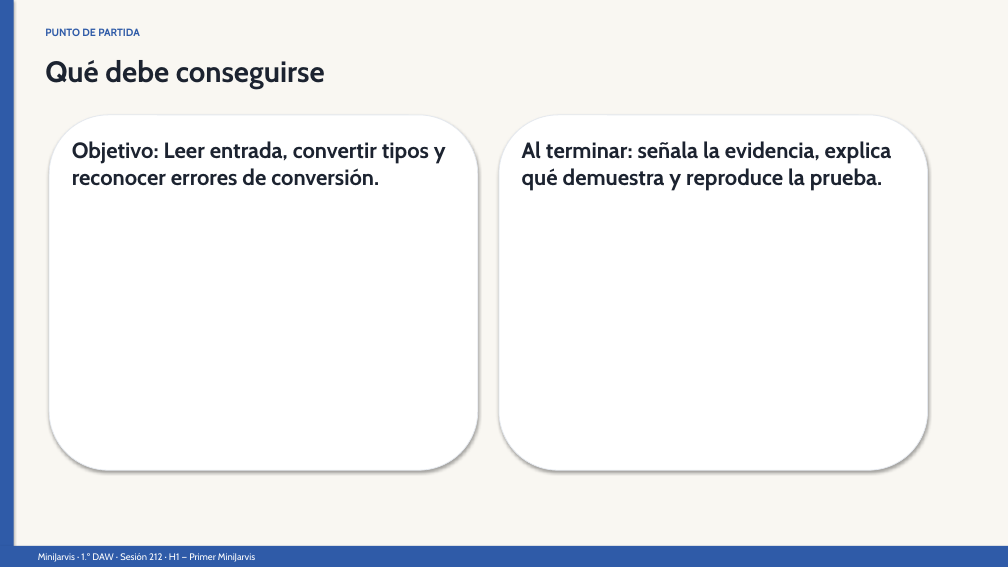
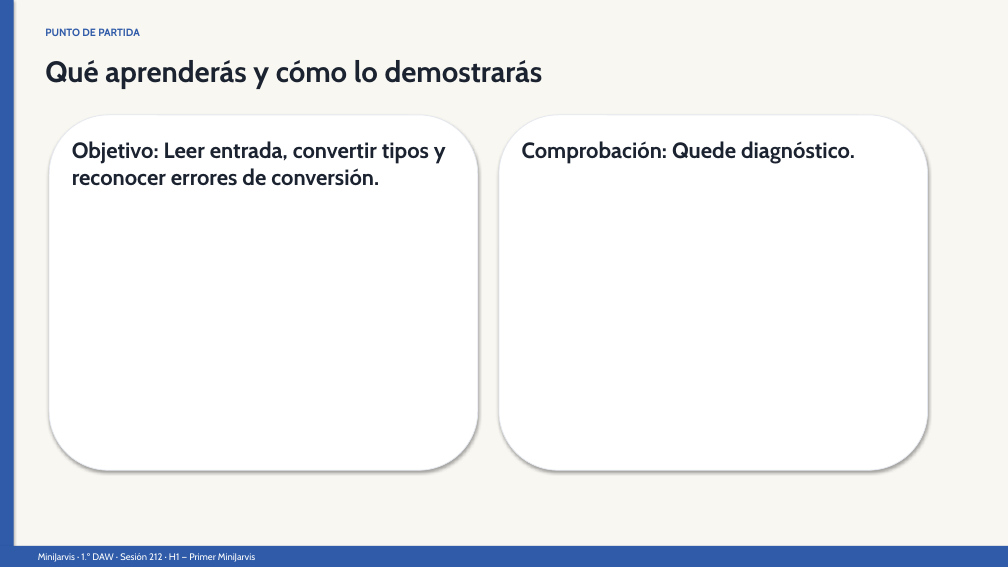
Before and after one commit to llombardero/curso-26-27, a slide deck: slide 2 of 02-PROFESORADO/03-PRESENTACIONES/POR-SESION/h1/S212-entrada-por-teclado-con-scanner-presentacion.pptx. Drawn at 1008x567 pixels with LibreOffice and Linux fonts; fonts in the diff are those of the drawing. Boxes give left, top, right and bottom in pixels: in the first picture for what was removed or moved away, otherwise in the second. Text is boxed around its words. In the diff, an @@ line names an element or a change of style, - is before the commit and + after.

```diff
--- a/02-PROFESORADO/03-PRESENTACIONES/POR-SESION/h1/S212-entrada-por-teclado-con-scanner-presentacion.pptx
+++ b/02-PROFESORADO/03-PRESENTACIONES/POR-SESION/h1/S212-entrada-por-teclado-con-scanner-presentacion.pptx
@@ text at [45, 60, 543, 89]: text changed @@
-Qué debe conseguirse
+Qué aprenderás y cómo lo demostrarás
@@ text at [522, 141, 855, 164]: text changed @@
-Al terminar: señala la evidencia, explica qué demuestra y reproduce la prueba.
+Comprobación: Quede diagnóstico.
```
Also in this commit, not shown: 3 other slides changed, 7 slides added, 5 slides removed, 41 other files.
